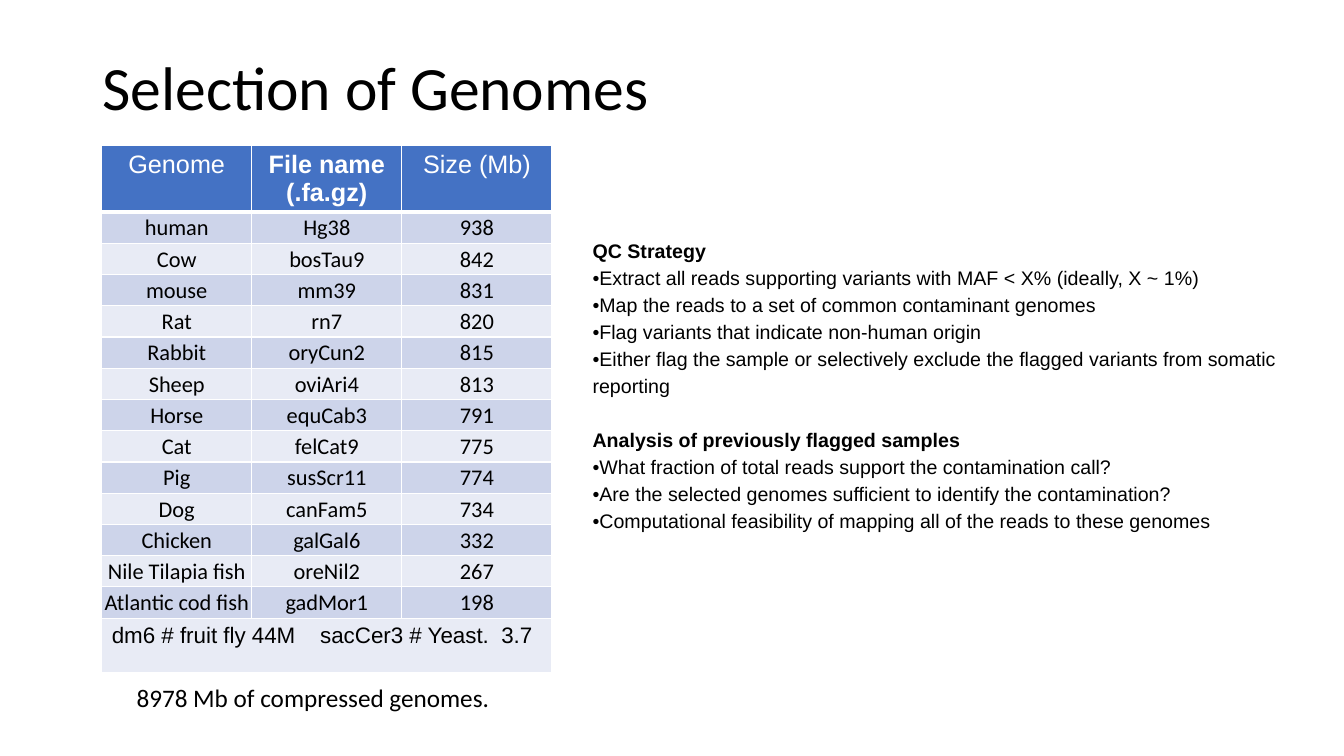
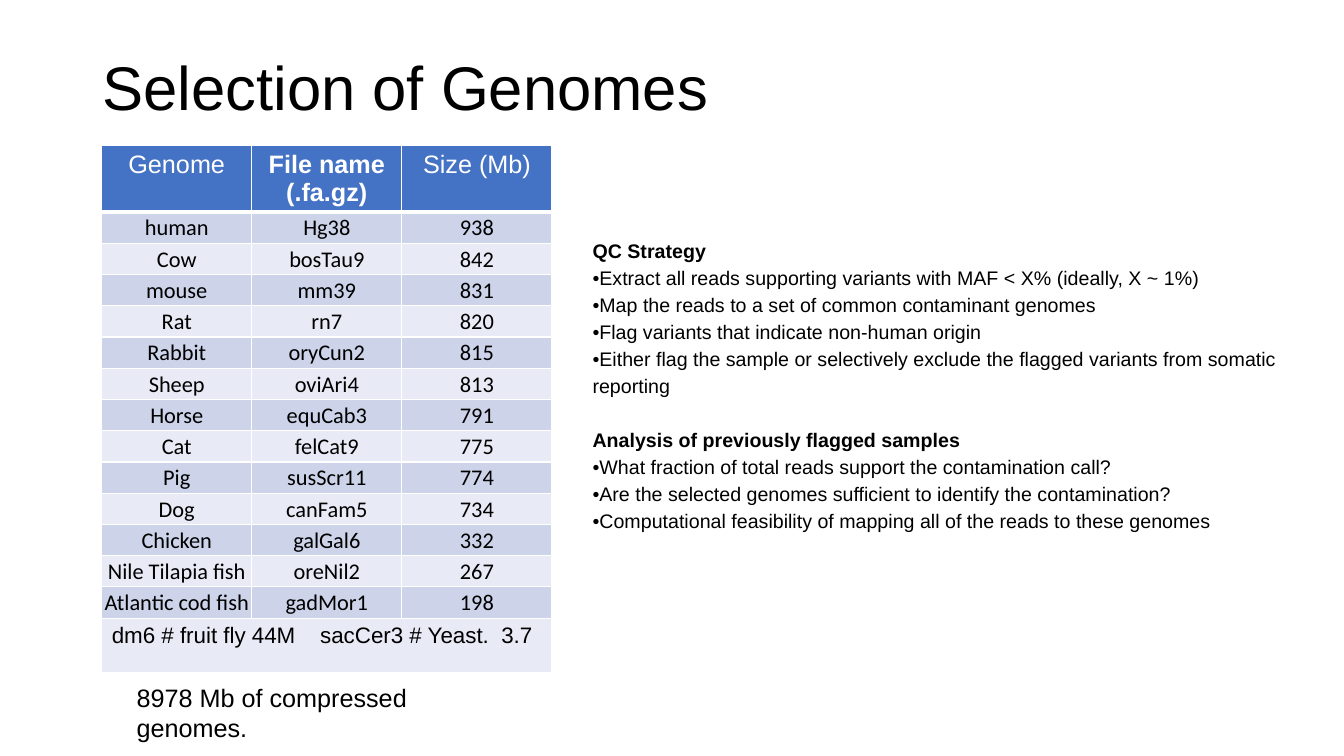
Before and after one commit to gh-xili/gh-xili, a slide deck: slide 3 of Progress_report/Ravi/Non_hg_contimination_XIANGLI_07072021.pptx. Drawn at 1344x756 pixels with LibreOffice and Linux fonts; fonts in the diff are those of the drawing. Boxes give left, top, right and bottom in pixels: in the first picture for what was removed or moved away, otherwise in the second. Text is boxed around its words. In the diff, an @@ line names an element or a change of style, - is before the commit and + after.

```diff
--- a/Progress_report/Ravi/Non_hg_contimination_XIANGLI_07072021.pptx
+++ b/Progress_report/Ravi/Non_hg_contimination_XIANGLI_07072021.pptx
@@ title "Selection of Genomes" at (102, 65, 708, 111): font Calibri to Arial @@
@@ text "8978 Mb of compressed genomes." at (137, 688, 407, 743): font Calibri to Arial @@
```
Also in this commit, not shown: 8 other slides changed, 10 other files.
